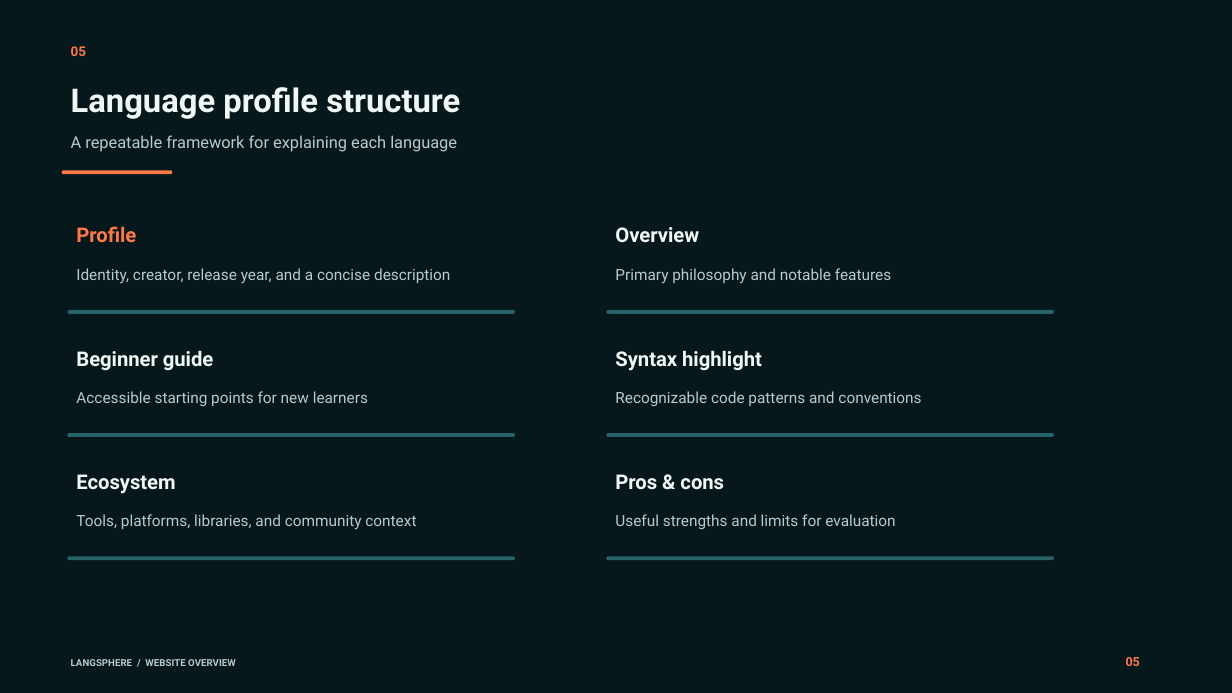
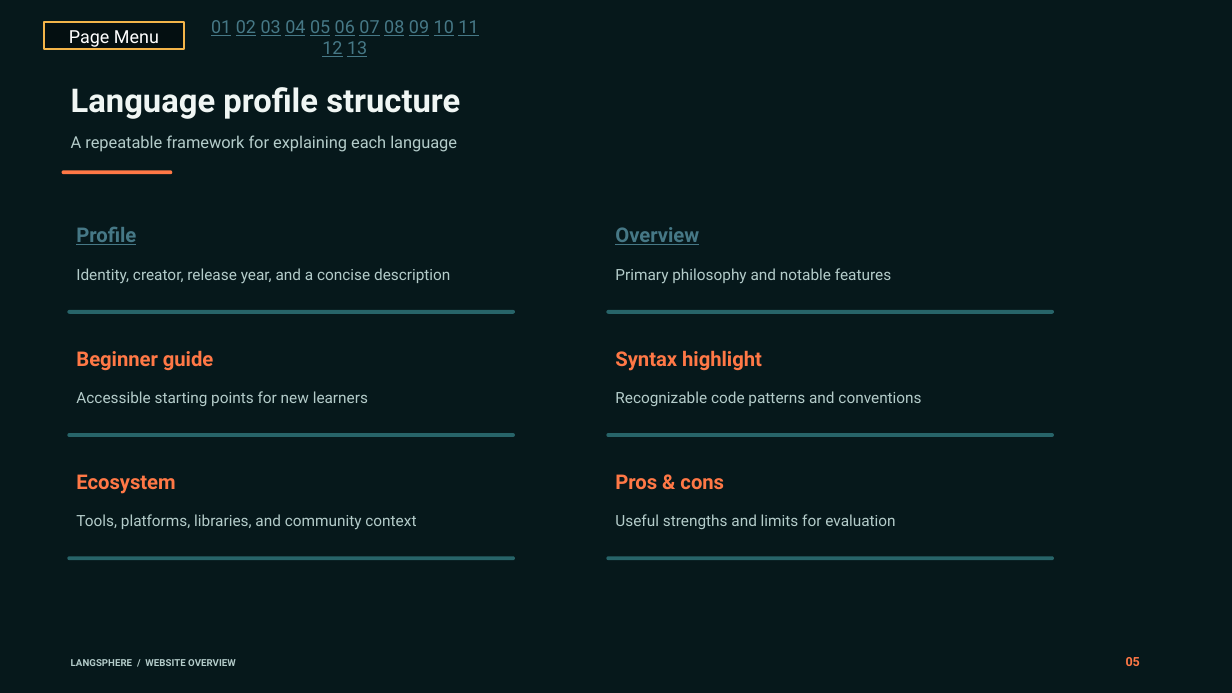
Before and after one commit to abhimaneu-r-nair-arn/Langsphere, a slide deck: slide 5 of langsphere_website_overview.pptx. Drawn at 1232x693 pixels with LibreOffice and Linux fonts; fonts in the diff are those of the drawing. Boxes give left, top, right and bottom in pixels: in the first picture for what was removed or moved away, otherwise in the second. Text is boxed around its words. In the diff, an @@ line names an element or a change of style, - is before the commit and + after.

Commit message:
Updated the overview file.

```diff
--- a/langsphere_website_overview.pptx
+++ b/langsphere_website_overview.pptx
@@ rectangle added at (44, 22, 185, 49), fill #040F11, outline #F3B449 1.5 pt, 14 pt, text #FFFFFF @@
+Page Menu
@@ text added at (211, 20, 478, 57), 14 pt, text #467886, underline @@
+01 02 03 04 05 06 07 08 09 10 11 12 13
@@ text removed at (71, 46, 86, 56) @@
-05
@@ text "Profile" at (76, 227, 136, 245): text colour #FF7846 to #467886, underline on @@
@@ text "Overview" at (615, 227, 699, 245): text colour #F0F6F4 to #467886, underline on @@
@@ text colour #F0F6F4 to #FF7846 in 4 elements at (76, 350, 213, 371), (615, 350, 762, 371), (76, 474, 175, 494), (615, 474, 724, 490) @@
```
Also in this commit, not shown: 8 other slides changed, 4 slides added, 1 other file.
